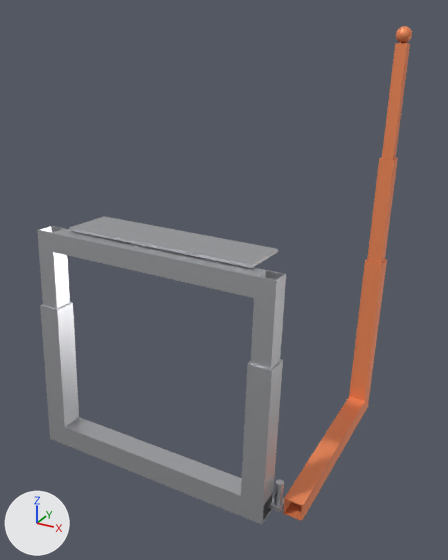
What one commit did to the glTF model center-stand-extended/assets/center_stand_extended.glb.
Rendered twice from a camera (50 mm lens) standing at (0.731, -0.682, 0.731) and looking at (0.258, 0.176, 0.302). Every picture has the same lights, and +X, +Y and +Z are marked at lower left. The picture after the commit comes second. Where no turn or scale is listed for an object, it has been applied to the vertices. Vertices at exactly the same position are counted once.

Before the edit, the objects in view are built like this:
```python
me_frame = bpy.data.meshes.new('frame')
me_frame.from_pydata(...)  # 1200 vertices, 2400 faces; spans x 0.0..0.45, y -0.019..0.122, z 0.0..0.405
me_frame.materials.append(mat_material_0)  # light grey #ced0d4
me_handle = bpy.data.meshes.new('handle')
me_handle.from_pydata(...)  # 1464 vertices, 2934 faces; spans x 0.451..0.483, y 0.02..0.408, z 0.0..0.703
me_handle.materials.append(mat_material_1)  # orange #f9905d
ob_frame = bpy.data.objects.new('frame', me_frame)
ob_frame.location = (0.0, 0.0, 0.0)
ob_handle = bpy.data.objects.new('handle', me_handle)
ob_handle.location = (0.0, 0.0, 0.0)
```
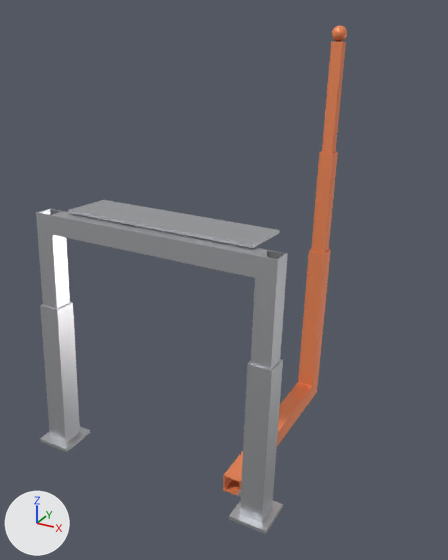
Boxes (x1, y1, x2, y2) around the edits, measured in the pictures (448 x 560 px; the box of a moved part takes in the faces that stretch with it):
'frame', reshaped (8% taller): before (37, 216, 286, 525); after (36, 200, 288, 534)
'handle', reshaped: before (283, 26, 412, 521); after (223, 25, 347, 496)
part 1 of me_frame, added: after (40, 427, 90, 452)
part 2 of me_frame, added: after (229, 500, 283, 534)
part 3 of me_frame, moved or reshaped: before (69, 216, 278, 268); after (68, 200, 280, 248)
part 4 of me_frame, deleted: before (269, 480, 284, 512)
part 5 of me_frame, moved or reshaped: before (37, 226, 286, 369); after (36, 209, 288, 369)
part 6 of me_frame, moved or reshaped: before (40, 303, 283, 525); after (40, 303, 283, 523)
part 7 of me_handle, moved or reshaped: before (367, 157, 398, 264); after (311, 151, 338, 253)
part 8 of me_handle, moved or reshaped: before (382, 43, 410, 160); after (322, 41, 346, 153)
part 9 of me_handle, moved or reshaped: before (396, 26, 412, 43); after (332, 25, 347, 42)
part 10 of me_handle, added (orange): after (223, 382, 317, 496)
part 11 of me_handle, added (orange): after (298, 249, 331, 391)
part 12 of me_handle, deleted (orange): before (283, 259, 387, 521)

Edits to the bpy script that builds the scene:
```text
Change me_frame:
    used by ob_frame; location = (0.0, 0.0, 0.0)
    remove me_frame.from_pydata(...)  # 1200 vertices, 2400 faces; spans x 0.0..0.45, y -0.019..0.122, z 0.0..0.405
    add me_frame.from_pydata(...)  # 1204 vertices, 2392 faces; spans x -0.013..0.444, y -0.031..0.124, z 0.0..0.434
    me_frame part 1: a new loose piece, a box spanning x -0.0127..0.0508, y -0.0314..0.0321, z 0.0..0.0063, in mat_material_0 (light grey #ced0d4)
    me_frame part 2: a new loose piece, a box spanning x 0.381..0.4445, y -0.0314..0.0321, z 0.0..0.0063, in mat_material_0 (light grey #ced0d4)
    me_frame part 3: the loose piece of 8 vertices spanning x 0.051..0.381, y 0.033..0.122, z 0.394..0.405 is moved by (0.0, 0.002, 0.029)
    me_frame part 4: 8 loose pieces with 836 vertices, spanning x 0.13..0.45, y 0.007..0.085, z 0.006..0.39, are deleted
    me_frame part 5: 292 vertices removed from x 0.003..0.429, y 0.009..0.085, z 0.357..0.4; 292 vertices added at x 0.003..0.429, y 0.011..0.089, z 0.386..0.429
    me_frame part 6: 28 vertices removed from x 0.0..0.432, y -0.019..0.022, z 0.0..0.041; 16 vertices added at x 0.0..0.432, y -0.019..0.019, z 0.006
    other edits to the shape of me_frame do not show in these pictures
Change me_handle:
    used by ob_handle; location = (0.0, 0.0, 0.0)
    remove me_handle.from_pydata(...)  # 1464 vertices, 2934 faces; spans x 0.451..0.483, y 0.02..0.408, z 0.0..0.703
    add me_handle.from_pydata(...)  # 1470 vertices, 2936 faces; spans x 0.343..0.375, y 0.02..0.408, z 0.0..0.703
    me_handle part 7: the loose piece of 16 vertices spanning x 0.454..0.479, y 0.351..0.395, z 0.208..0.495 is moved by (-0.108, 0.0, 0.0)
    me_handle part 8: the loose piece of 16 vertices spanning x 0.457..0.476, y 0.366..0.404, z 0.392..0.679 is moved by (-0.108, 0.0, 0.0)
    me_handle part 9: the loose piece of 1406 vertices spanning x 0.454..0.479, y 0.383..0.408, z 0.678..0.703 is moved by (-0.108, 0.0, 0.0)
    me_handle part 10: a new loose piece of 16 vertices spanning x 0.343..0.375, y 0.02..0.365, z 0.0..0.032, in mat_material_1 (orange #f9905d)
    me_handle part 11: a new loose piece of 16 vertices spanning x 0.343..0.375, y 0.335..0.386, z 0.0..0.312, in mat_material_1 (orange #f9905d)
    me_handle part 12: the loose piece of 26 vertices spanning x 0.451..0.483, y 0.02..0.386, z 0.0..0.312 is deleted
```
